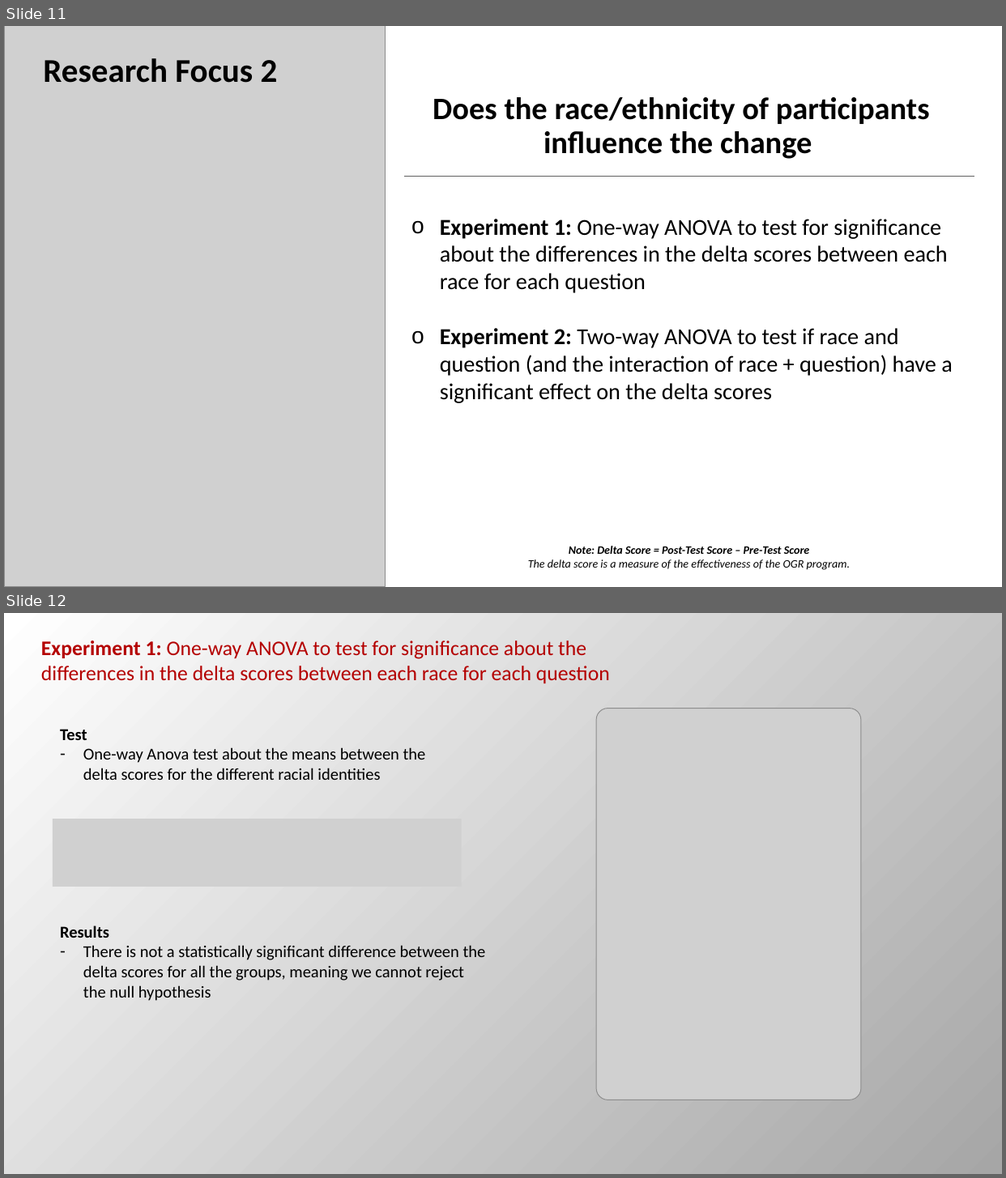
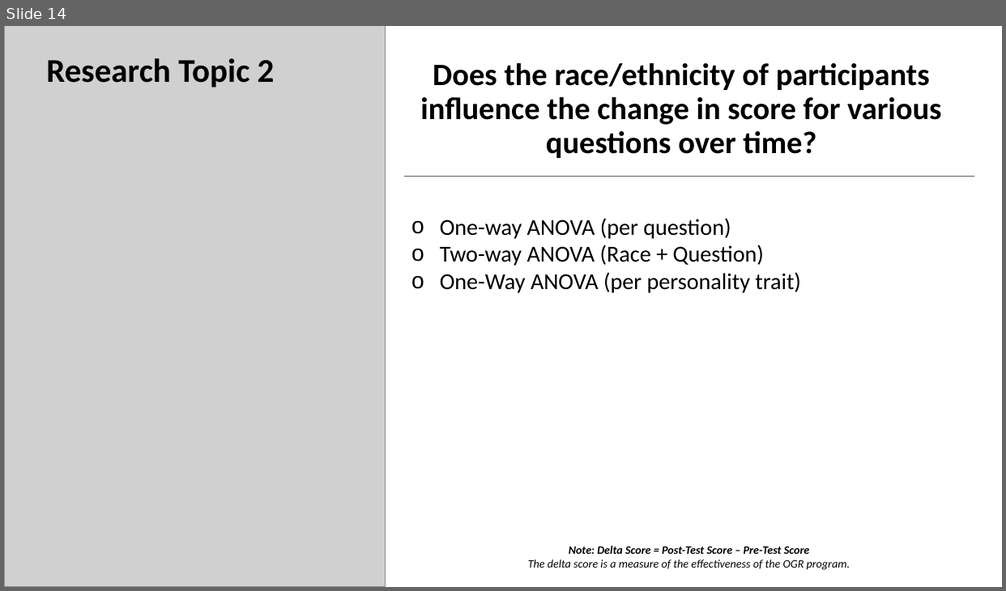
Before and after one commit to josh97ellis/omaha-girls-rock-analysis, a slide deck: deliverables/milestone_2/Final Presentation.pptx. Shown one above the other, each under a label of ours: slides 11 and 12 before the commit, slide 14 after it. The pictures are 1006x1178 and 1006x591 pixels, drawn with LibreOffice and Linux fonts; fonts in the diff are those of the drawing; grey boxes stand for pictures. Boxes give left, top, right and bottom in pixels: in the first picture for what was removed or moved away, otherwise in the second. Text is boxed around its words. In the diff, an @@ line names an element or a change of style, - is before the commit and + after.

```diff
--- a/deliverables/milestone_2/Final Presentation.pptx
+++ b/deliverables/milestone_2/Final Presentation.pptx
@@ slide 12 removed at [4, 613, 1002, 1174], background gradient #FFFFFF to #A6A6A6 @@
@@ text removed at [41, 641, 610, 683] @@
-Experiment 1: One-way ANOVA to test for significance about the differences in the delta scores between each race for each question
@@ picture removed at [596, 708, 861, 1101] @@
@@ text removed at [60, 729, 426, 780] @@
-Test
-– One-way Anova test about the means between the delta scores for the different racial identities
@@ picture removed at [53, 819, 462, 887] @@
@@ text removed at [60, 926, 486, 1001] @@
-Results
-– There is not a statistically significant difference between the delta scores for all the groups, meaning we cannot reject the null hypothesis
@@ what was slide 11 is now slide 14 @@
@@ slide 14 changed as well @@
@@ text at [46, 58, 275, 88]: text changed @@
-Research Focus 2
+Research Topic 2
@@ title at [420, 63, 941, 158]: text changed @@
-Does the race/ethnicity of participants influence the change
+Does the race/ethnicity of participants influence the change in score for various questions over time?
@@ text at [440, 218, 801, 293]: text changed @@
-o Experiment 1: One-way ANOVA to test for significance about the differences in the delta scores between each race for each question
-o Experiment 2: Two-way ANOVA to test if race and question (and the interaction of race + question) have a significant effect on the delta scores
+o One-way ANOVA (per question)
+o Two-way ANOVA (Race + Question)
+o One-Way ANOVA (per personality trait)
```
Also in this commit, not shown: 8 other slides changed, 13 slides added, 5 other slides removed, 13 other files.
